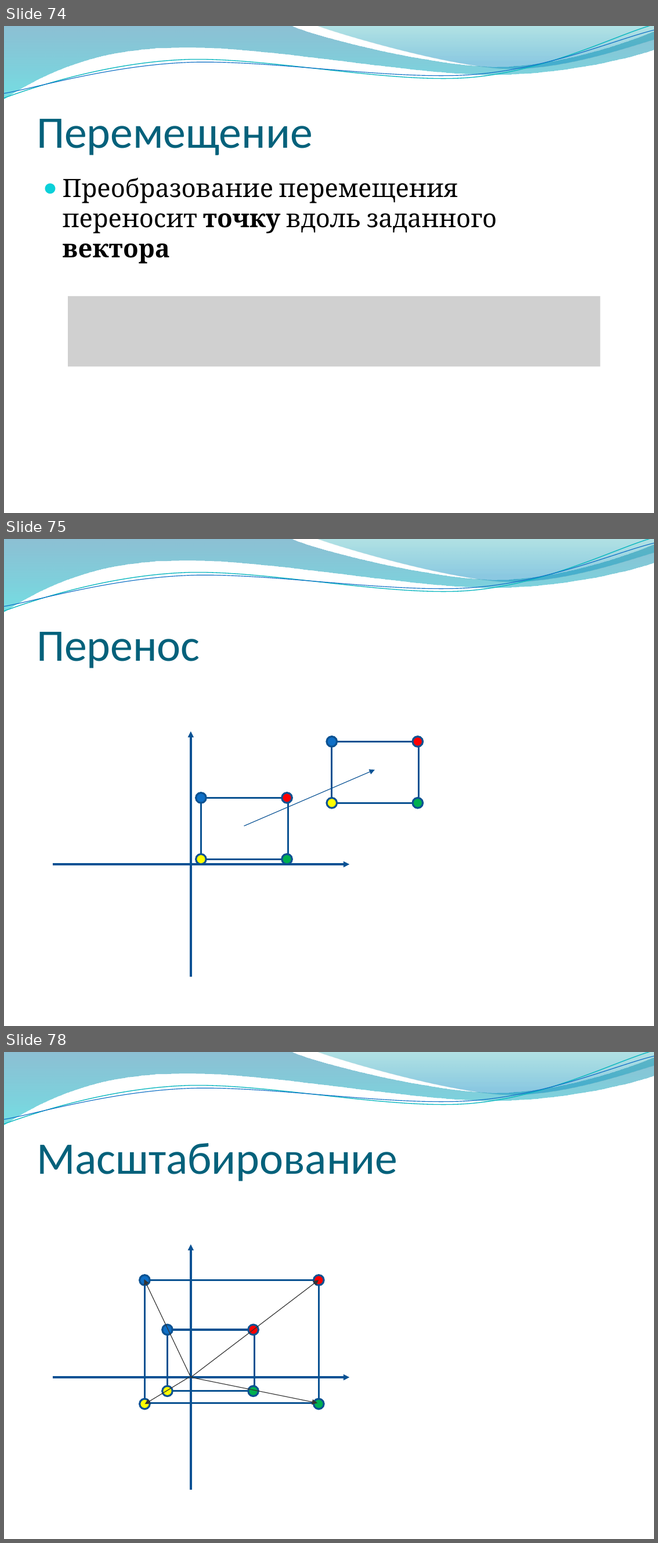
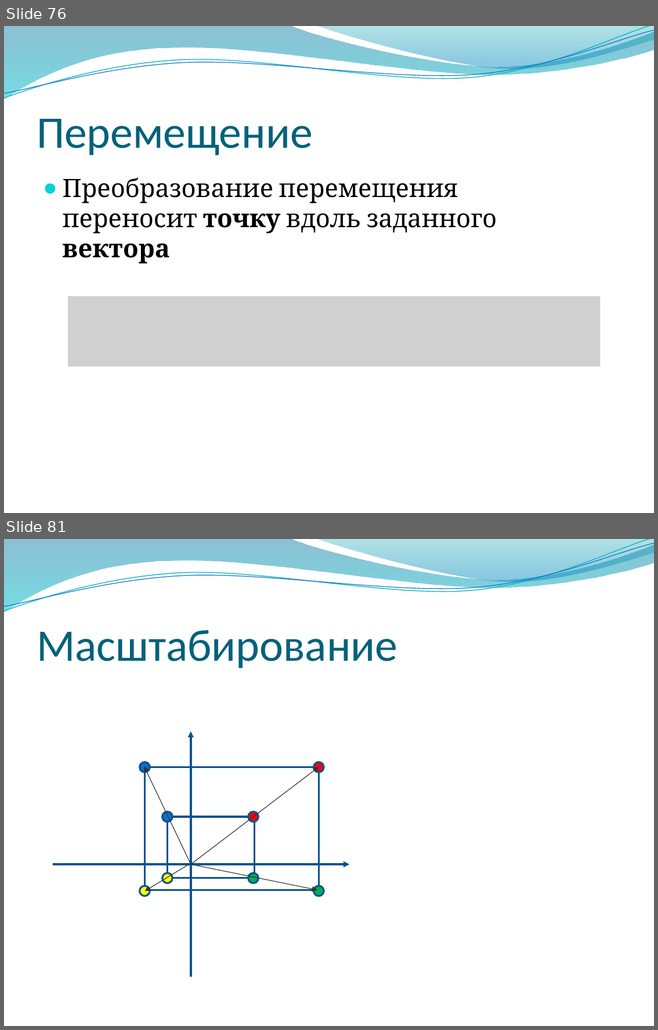
Before and after one commit to alexey-malov/cg-course, a slide deck: lectures/03 - Векторный анализ, трансформации и матрицы.pptx. Shown one above the other, each under a label of ours: slides 74, 75 and 78 before the commit, slides 76 and 81 after it; the slides between them are not shown. The pictures are 658x1543 and 658x1030 pixels, drawn with LibreOffice and Linux fonts; fonts in the diff are those of the drawing; grey boxes stand for pictures; background and template pictures are left out. Boxes give left, top, right and bottom in pixels: in the first picture for what was removed or moved away, otherwise in the second. Text is boxed around its words. In the diff, an @@ line names an element or a change of style, - is before the commit and + after.

```diff
--- a/lectures/03 - Векторный анализ, трансформации и матрицы.pptx
+++ b/lectures/03 - Векторный анализ, трансформации и матрицы.pptx
@@ slide 75 removed at [4,539,654,1026], background picture (left out); not listed: 4 template elements that a slide beside it also shows @@
@@ title removed at [36,632,200,668] @@
-Перенос
@@ arrow removed from (190, 977) to (190, 732) @@
@@ arrow removed from (244, 826) to (374, 770) @@
@@ group removed at [326,736,423,809]: 4 ellipses, 1 rectangle @@
@@ arrow removed from (53, 864) to (349, 864) @@
@@ group removed at [195,793,292,864]: 4 ellipses, 1 rectangle @@
@@ what was slide 74 is now slide 76 @@
@@ what was slide 78 is now slide 81 @@
```
Also in this commit, not shown: 21 slides changed, 5 slides added, 1 other file.
